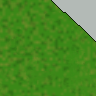
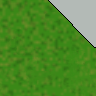
Layer changes from the first 96 x 96 image to the second:
added layer "Layer 3" above "Layer 2" over [48, 0, 96, 48]
hid "Layer 1" over [51, 0, 96, 42]
